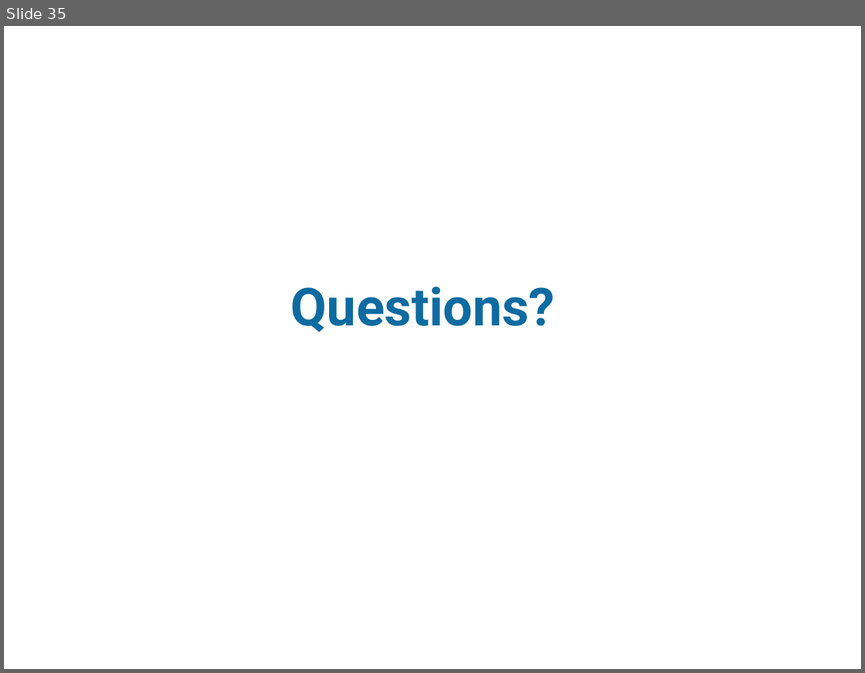
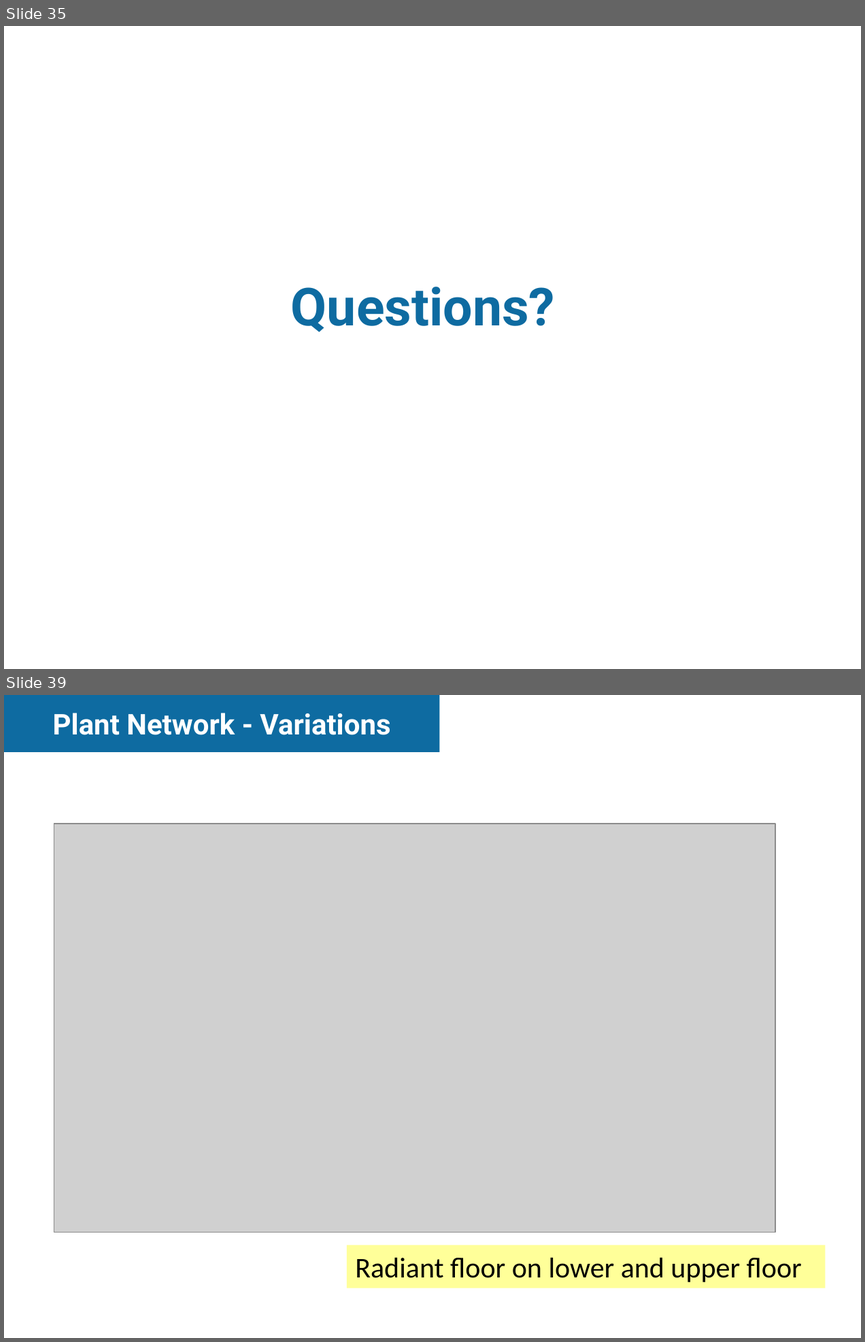
Before and after one commit to danegeorge/CHREM, a slide deck: BIPV-T/2010-03_BIPV-T_SBRN_NRCan_Model_BL.ppt. Shown one above the other, each under a label of ours: slide 35 before the commit, slides 35 and 39 after it; the slides between them are not shown. The pictures are 865x673 and 865x1342 pixels, drawn with LibreOffice and Linux fonts; fonts in the diff are those of the drawing; grey boxes stand for pictures; background and template pictures are left out. Boxes give left, top, right and bottom in pixels: in the first picture for what was removed or moved away, otherwise in the second. Text is boxed around its words. In the diff, an @@ line names an element or a change of style, - is before the commit and + after.

```diff
--- a/BIPV-T/2010-03_BIPV-T_SBRN_NRCan_Model_BL.ppt
+++ b/BIPV-T/2010-03_BIPV-T_SBRN_NRCan_Model_BL.ppt
@@ slide 39 added at (x1=4, y1=695, x2=861, y2=1338), background #FFFFFF @@
@@ rectangle added at (x1=4, y1=695, x2=439, y2=752), fill #0E6BA1, 24 pt, text #FFFFFF, bold @@
+Plant Network - Variations
@@ picture added at (x1=54, y1=824, x2=775, y2=1232) @@
@@ rectangle added at (x1=347, y1=1245, x2=825, y2=1288), fill #FFFF99, 24 pt, text #000000 @@
+Radiant floor on lower and upper floor
```
Also in this commit, not shown: 9 other slides added.
